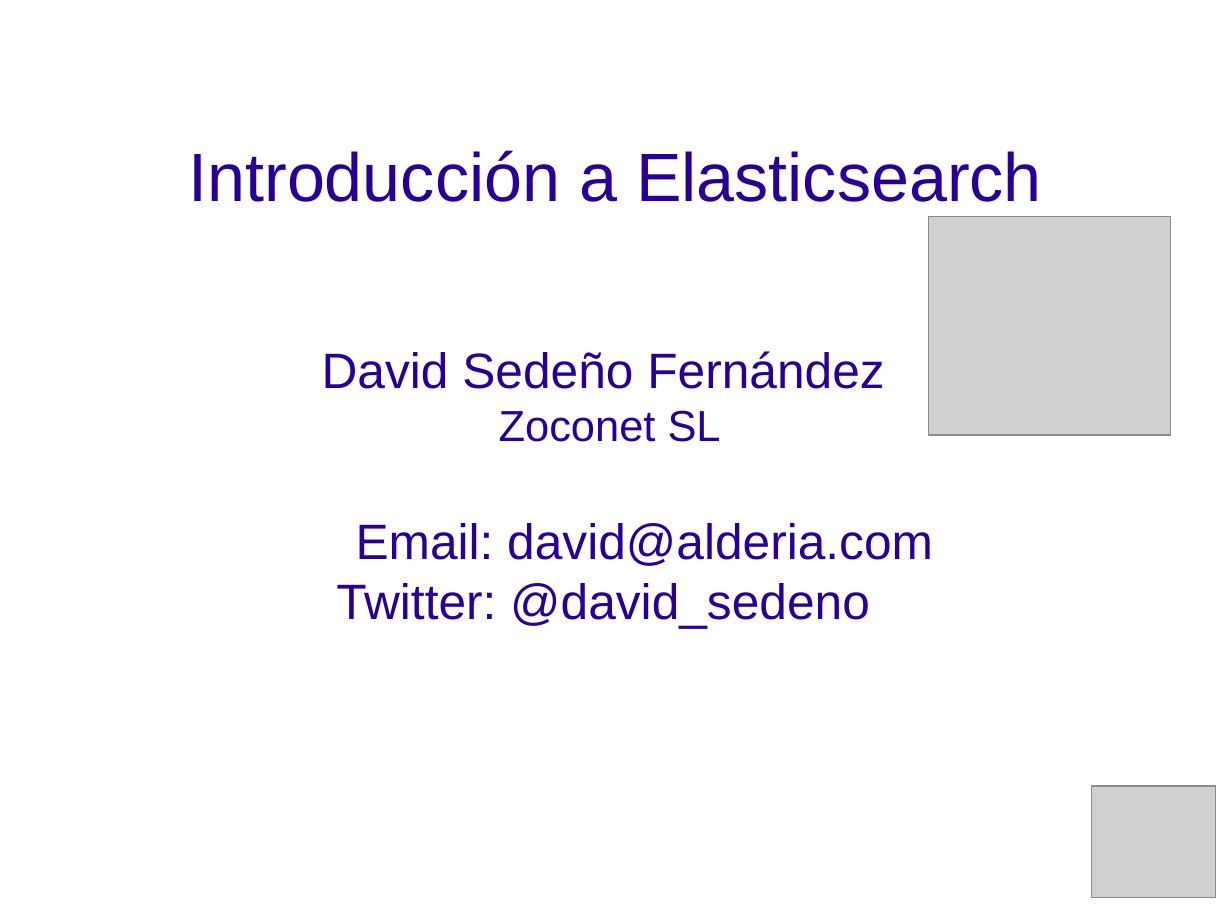
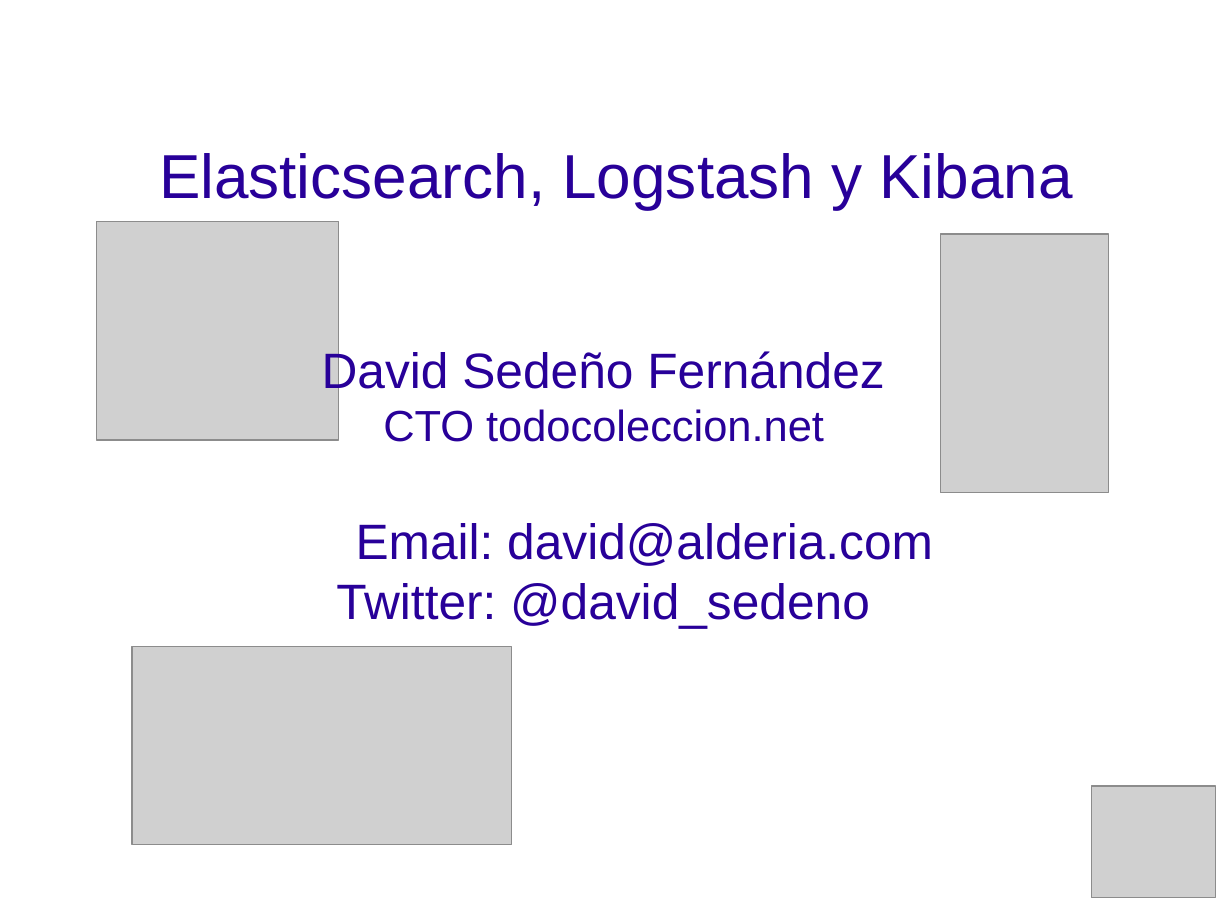
Before and after one commit to davidsf/charla_elasticsearch, a slide deck: slide 17 of elasticsearch.odp (slide 1 before the commit). Drawn at 1232x924 pixels with LibreOffice and Linux fonts; fonts in the diff are those of the drawing; grey boxes stand for pictures; background and template pictures are left out. Boxes give left, top, right and bottom in pixels: in the first picture for what was removed or moved away, otherwise in the second. Text is boxed around its words. In the diff, an @@ line names an element or a change of style, - is before the commit and + after.

```diff
--- a/elasticsearch.odp
+++ b/elasticsearch.odp
@@ title at (159, 153, 1073, 210): text changed; size 44 to 40 pt @@
-Introducción a Elasticsearch
+Elasticsearch, Logstash y Kibana
@@ picture added at (97, 221, 340, 440) @@
@@ picture: place and size @@
-picture at (929, 216, 1172, 435)
+picture at (940, 234, 1109, 493)
@@ subtitle at (383, 409, 824, 442): text changed @@
-Zoconet SL
+CTO todocoleccion.net
@@ picture added at (132, 647, 512, 845) @@
```
Also in this commit, not shown: 6 other slides changed, 10 slides added, 3 slides removed.
